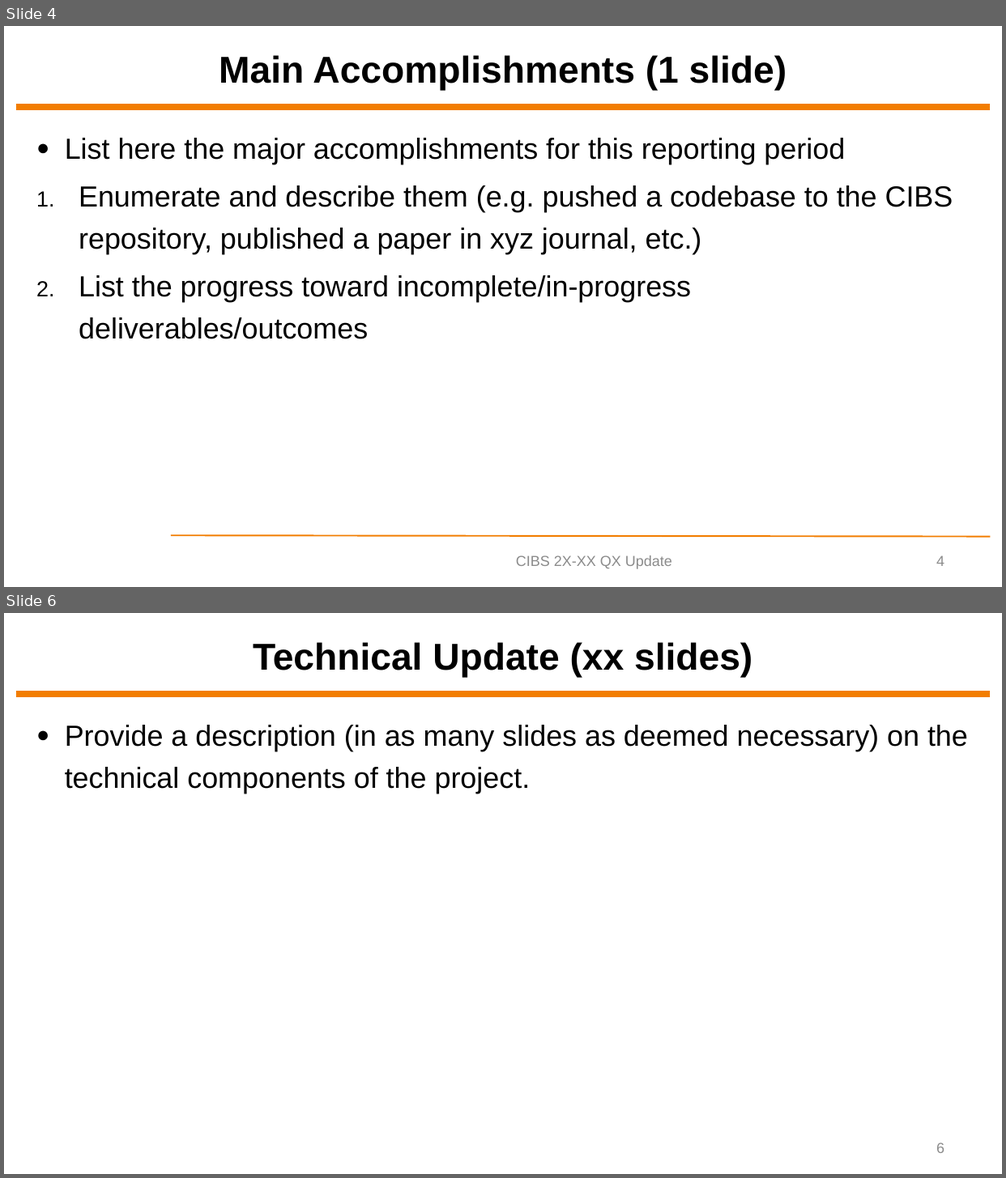
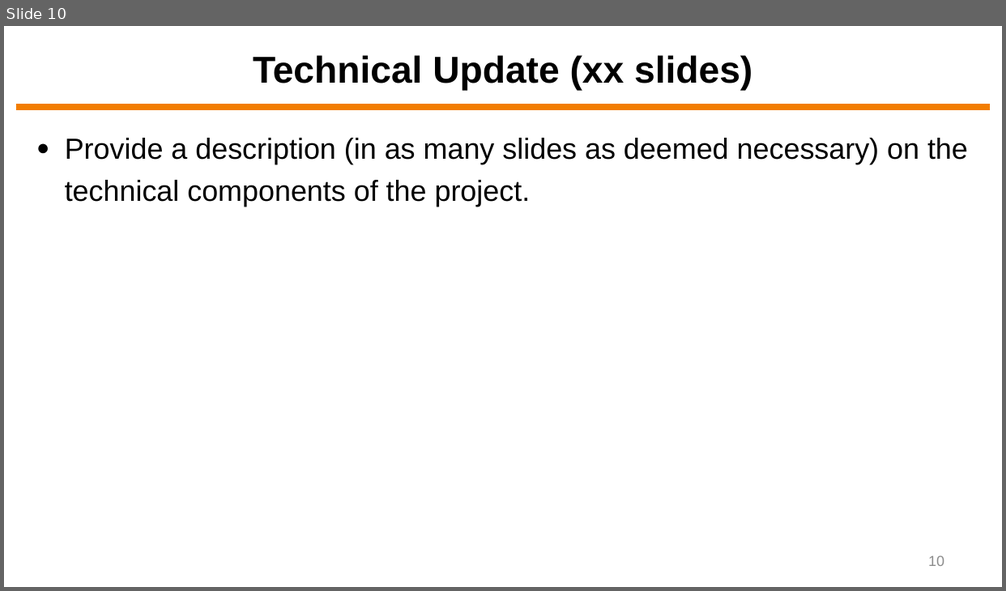
Before and after one commit to ytrivedi315/Final-Project-Yash-Trivedi, a slide deck: Final Presentation/ECEN5743 Final Project Presentation - YT.pptx. Shown one above the other, each under a label of ours: slides 4 and 6 before the commit, slide 10 after it; the slides between them are not shown. The pictures are 1006x1178 and 1006x591 pixels, drawn with LibreOffice and Linux fonts; fonts in the diff are those of the drawing; background and template pictures are left out. Boxes give left, top, right and bottom in pixels: in the first picture for what was removed or moved away, otherwise in the second. Text is boxed around its words. In the diff, an @@ line names an element or a change of style, - is before the commit and + after.

```diff
--- a/Final Presentation/ECEN5743 Final Project Presentation - YT.pptx
+++ b/Final Presentation/ECEN5743 Final Project Presentation - YT.pptx
@@ slide 4 removed at [4, 26, 1002, 587], background #FFFFFF; not listed: 1 template element that a slide beside it also shows @@
@@ title removed at [219, 55, 787, 91] @@
-Main Accomplishments (1 slide)
@@ text removed at [65, 138, 953, 339] @@
-● List here the major accomplishments for this reporting period
-1. Enumerate and describe them (e.g. pushed a codebase to the CIBS repository, published a paper in xyz journal, etc.)
-2. List the progress toward incomplete/in-progress deliverables/outcomes
@@ line removed from (171, 535) to (990, 536) @@
@@ text removed at [516, 556, 672, 570] @@
-CIBS 2X-XX QX Update
@@ page number removed at [936, 556, 944, 566] @@
-4
@@ what was slide 6 is now slide 10 @@
@@ page number at [928, 556, 944, 566]: text changed @@
-6
+10
```
Also in this commit, not shown: 9 slides added, 9 other slides removed, 11 other files.
